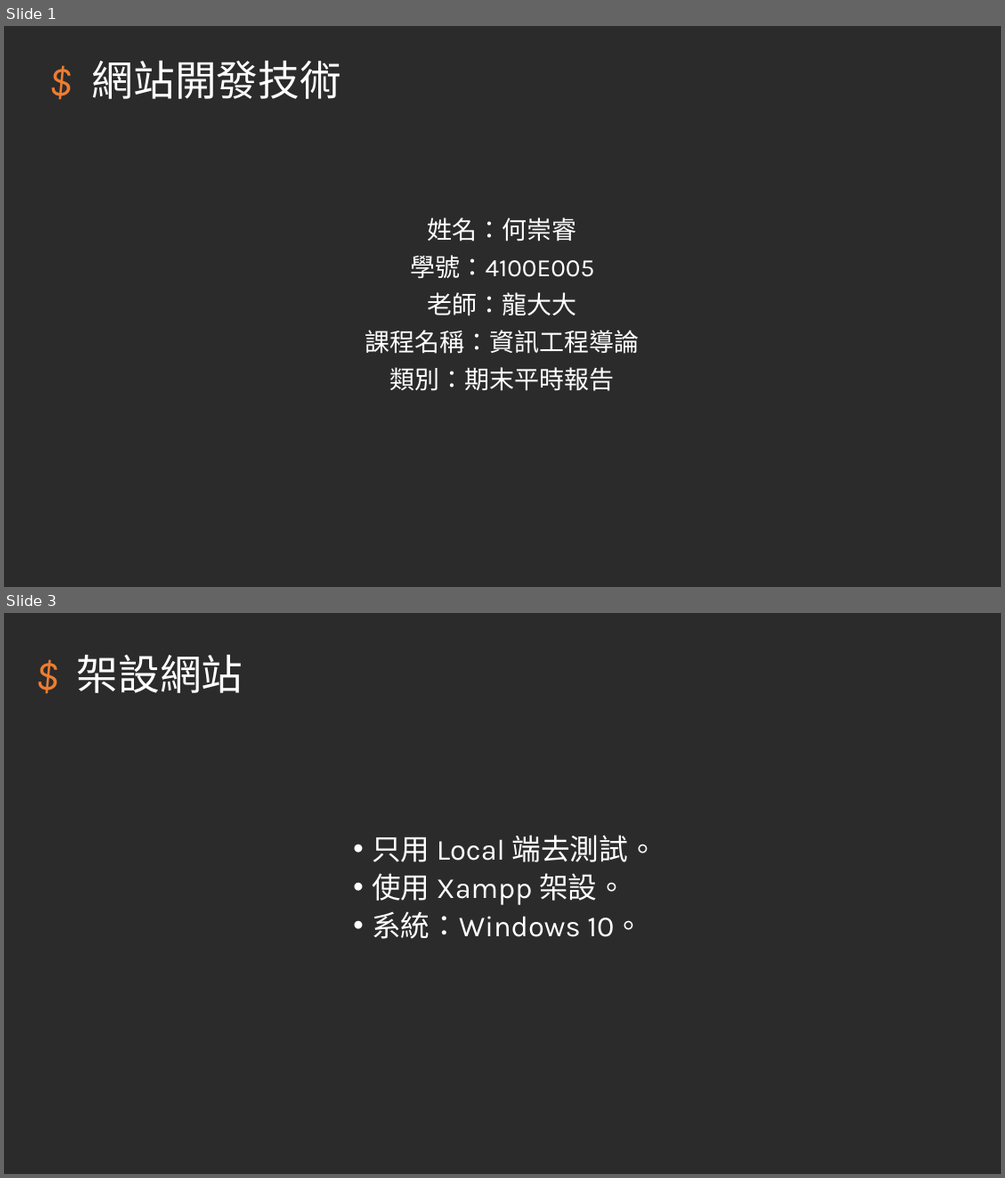
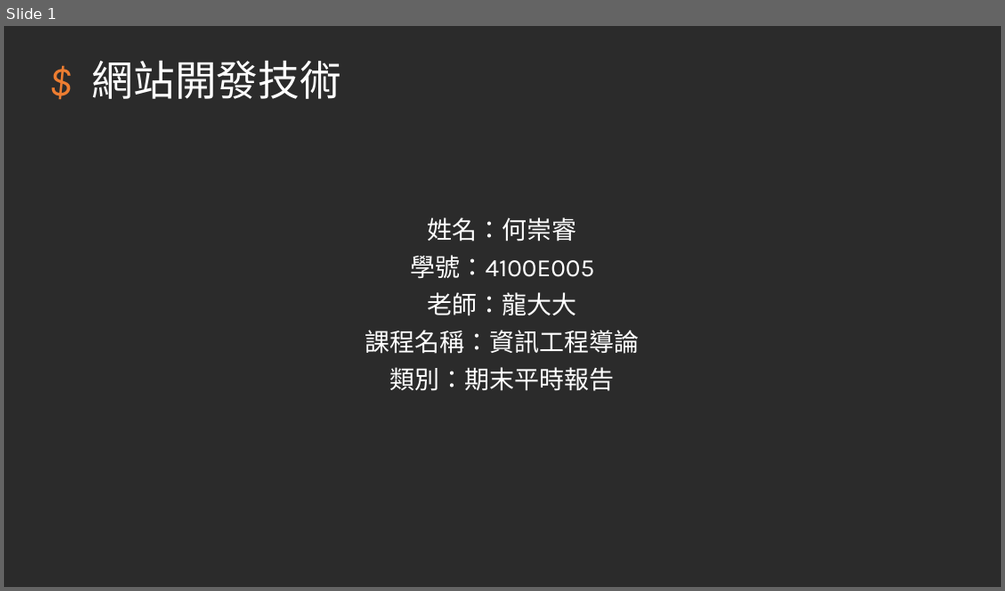
Before and after one commit to hehank/KSU_Class, a slide deck: 報告/網站開發技術_期末報告.pptm. Shown one above the other, each under a label of ours: slides 1 and 3 before the commit, slide 1 after it; the slides between them are not shown. The pictures are 1005x1178 and 1005x591 pixels, drawn with LibreOffice and Linux fonts; fonts in the diff are those of the drawing; background and template pictures are left out; a plain dark background stands for a picture behind light text. Boxes give left, top, right and bottom in pixels: in the first picture for what was removed or moved away, otherwise in the second. Text is boxed around its words. In the diff, an @@ line names an element or a change of style, - is before the commit and + after.

```diff
--- a/報告/網站開發技術_期末報告.pptm
+++ b/報告/網站開發技術_期末報告.pptm
@@ slide 3 removed at (4,613,1001,1174), background picture (left out) @@
@@ title removed at (77,654,243,693) @@
-$ 架設網站
@@ text removed at (372,835,657,939) @@
-• 只用 Local 端去測試。
-• 使用 Xampp 架設。
-• 系統：Windows 10。
```
Also in this commit, not shown: 12 slides added, 8 other slides removed.
